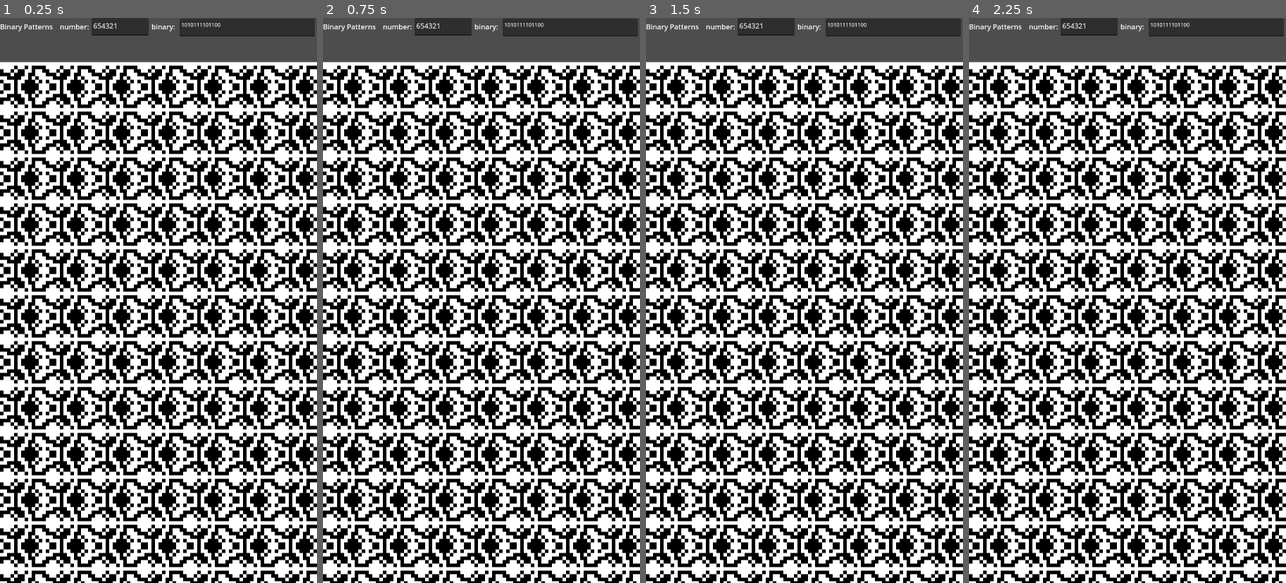
Above: before the commit, frames 1-4 (left to right).
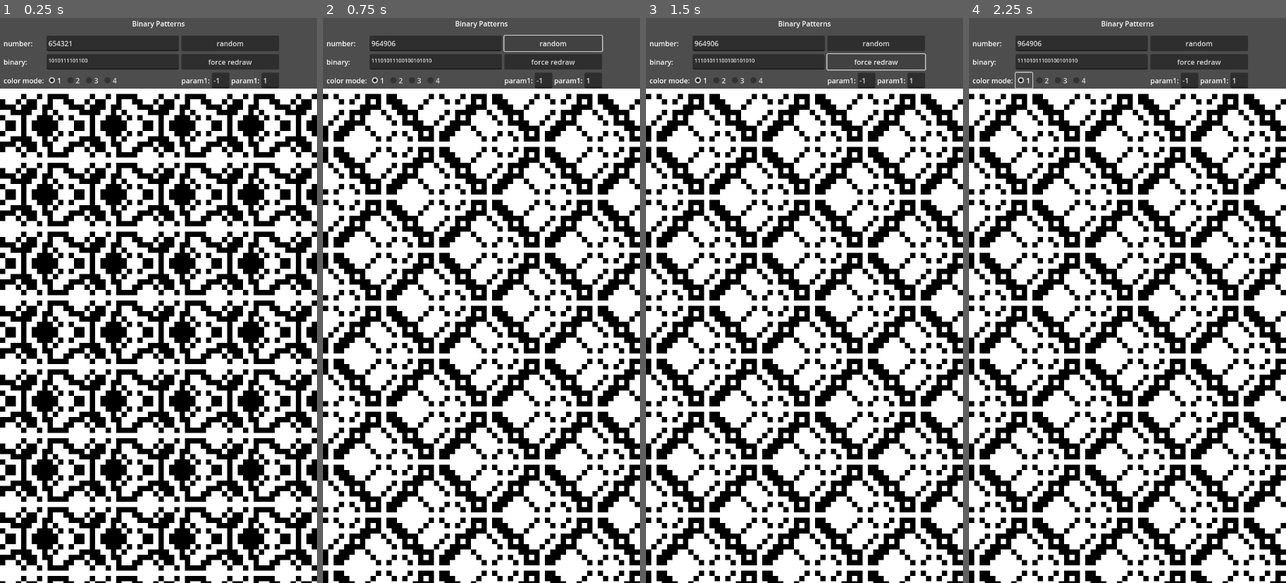
Above: after the commit, the same moments.

Repository: 3b33/binary_patterns
Game: Godot game, scene res://node_2d.tscn
The game is run twice, just before and just after one commit, with the same random seed, the same clock (stepped at 60 frames per second) and the same inputs.
Inputs (mouse positions are in pixels of both pictures, inside the frame that each line leads up to):
- Up to frame 1 (0.25 s): no input
- Up to frame 2 (0.75 s): click (554, 40) at 0.5 s, where only the run after the commit has a clickable "random"
- Up to frame 3 (1.5 s): click (877, 63) at 1.25 s, where only the run after the commit has a clickable "force redraw"
- Up to frame 4 (2.25 s): click (1022, 80) at 2 s, where only the run after the commit has a clickable "1"

The runs differ from the first frame. In frame 1, 58% of the frame differs, in the area x 0-100%, y 0-100%; in frame 2, 56%; in frame 3, 57%; in frame 4, 57%.

Commit message:
exposed parameters and added some grayscale options

Diff:
--- a/Node2D.gd
+++ b/Node2D.gd
@@ -1,19 +1,57 @@
 extends Node2D
 
 func _draw():
-	var s = $Text_point_size.text as int
-	var o = 100 # offset
-	var b = $Text_binary.text
+	var dispSize = DisplayServer.window_get_size()
+	#var s = $Text_point_size.text as int
+	var tempS = 60
+	var s = dispSize[0]/tempS
+	var o = 160 # y offset for menu
+	var b = find_child("Text_binary").text
+	var p1 = find_child("Text_param1").text as int
+	var p2 = find_child("Text_param2").text as int
 	#for x in range(len($Text_binary.text)):
-	for x in range($Text_width.text as int):
+	for x in range(tempS):
 		var c = b[x % len(b)] as int
-		for y in range(DisplayServer.window_get_size()[1]/s):
-			var di = b[(x+y) % len(b)] as int # increasing diagonals
-			var dd = b[(x-y) % len(b)] as int	# decreasing diagonals
-			if di == dd:
-				draw_rect(Rect2(x*s,y*s+o,x*s+s,y*s+s+o), Color.WHITE)
-			else:
-				draw_rect(Rect2(x*s,y*s+o,x*s+s,y*s+s+o), Color.BLACK)
+		for y in range(dispSize[1]/s):
+			var di = b[(x+p2*y) % len(b)] as int # increasing diagonals
+			var dd = b[(x+p1*y) % len(b)] as int	# decreasing diagonals
+#			if find_child("CheckBox_4").button_pressed:
+#				if di == 1 and dd == 1:
+#					draw_rect(Rect2(x*s,y*s+o,x*s+s,y*s+s+o), Color(1,1,.5))
+#				elif di == 0 and dd == 0:
+#					draw_rect(Rect2(x*s,y*s+o,x*s+s,y*s+s+o), Color(1,.9,.5))
+#				elif di == 1 and dd == 0:
+#					draw_rect(Rect2(x*s,y*s+o,x*s+s,y*s+s+o), Color(.1,.3,.3))	# dark cyan
+#				elif di == 0 and dd == 1:
+#					draw_rect(Rect2(x*s,y*s+o,x*s+s,y*s+s+o), Color(.2,.2,.5))	# dark blue
+			if find_child("CheckBox_1").button_pressed:
+				if di == dd:
+					draw_rect(Rect2(x*s,y*s+o,x*s+s,y*s+s+o), Color.WHITE)
+				else:
+					draw_rect(Rect2(x*s,y*s+o,x*s+s,y*s+s+o), Color.BLACK)
+			if find_child("CheckBox_2").button_pressed:
+				if di == dd:
+					draw_rect(Rect2(x*s,y*s+o,x*s+s,y*s+s+o), Color.BLACK)
+				else:
+					draw_rect(Rect2(x*s,y*s+o,x*s+s,y*s+s+o), Color.WHITE)
+			elif find_child("CheckBox_3").button_pressed:
+				if di == 1 and dd == 1:
+					draw_rect(Rect2(x*s,y*s+o,x*s+s,y*s+s+o), Color.WHITE)
+				elif di == 1 and dd == 0:
+					draw_rect(Rect2(x*s,y*s+o,x*s+s,y*s+s+o), Color.DIM_GRAY)
+				elif di == 0 and dd == 0:
+					draw_rect(Rect2(x*s,y*s+o,x*s+s,y*s+s+o), Color.LIGHT_GRAY)
+				else:
+					draw_rect(Rect2(x*s,y*s+o,x*s+s,y*s+s+o), Color.BLACK)
+			elif find_child("CheckBox_4").button_pressed:
+				if di == 1 and dd == 1:
+					draw_rect(Rect2(x*s,y*s+o,x*s+s,y*s+s+o), Color.BLACK)
+				elif di == 1 and dd == 0:
+					draw_rect(Rect2(x*s,y*s+o,x*s+s,y*s+s+o), Color.LIGHT_GRAY)
+				elif di == 0 and dd == 0:
+					draw_rect(Rect2(x*s,y*s+o,x*s+s,y*s+s+o), Color.DIM_GRAY)
+				else:
+					draw_rect(Rect2(x*s,y*s+o,x*s+s,y*s+s+o), Color.WHITE)
 
 func array_to_string(arr: Array) -> String:
 	var s = ""
@@ -43,11 +81,27 @@
 
 
 func _on_number_changed():
-	if $Text_number.text.is_valid_int() and $Text_number.text != "0":
-		$Text_binary.text = to_bin($Text_number.text as int)
+	if find_child("Text_number").text.is_valid_int() and find_child("Text_number").text != "0":
+		find_child("Text_binary").text = to_bin(find_child("Text_number").text as int)
 		queue_redraw()
-		print($Text_number.text)
+		print(find_child("Text_number").text)
 
 func _on_binary_changed():
-	if $Text_binary.text.is_valid_int():
+	if find_child("Text_binary").text.is_valid_int():
 		queue_redraw()
+
+
+func _on_button_rnd():
+	find_child("Text_number").text = str(randi_range(999,99999999))
+	_on_number_changed()
+
+
+func _redraw():
+	queue_redraw()
+
+func _on_param_changed():
+	if find_child("Text_param1").text.is_valid_int() and find_child("Text_param2").text.is_valid_int():
+		queue_redraw()
+	else:
+		find_child("Text_param1").text = "-1"
+		find_child("Text_param2").text = "1"
--- a/node_2d.tscn
+++ b/node_2d.tscn
@@ -1,80 +1,154 @@
-[gd_scene load_steps=2 format=3 uid="uid://be3ve1bjed80e"]
+[gd_scene load_steps=3 format=3 uid="uid://be3ve1bjed80e"]
 
 [ext_resource type="Script" path="res://Node2D.gd" id="1_ekesy"]
+
+[sub_resource type="ButtonGroup" id="ButtonGroup_u2keb"]
 
 [node name="Node2D" type="Node2D"]
 script = ExtResource("1_ekesy")
 
-[node name="Label_BP" type="Label" parent="."]
-offset_top = 8.0
-offset_right = 120.0
-offset_bottom = 34.0
+[node name="CenterContainer" type="CenterContainer" parent="."]
+anchors_preset = 8
+anchor_left = 0.5
+anchor_top = 0.5
+anchor_right = 0.5
+anchor_bottom = 0.5
+offset_right = 720.0
+offset_bottom = 26.0
+grow_horizontal = 2
+grow_vertical = 2
+
+[node name="Label_BP" type="Label" parent="CenterContainer"]
+layout_mode = 2
 text = "Binary Patterns"
+horizontal_alignment = 1
+vertical_alignment = 1
 
-[node name="Label_number" type="Label" parent="."]
-offset_left = 136.0
-offset_top = 8.0
-offset_right = 208.0
-offset_bottom = 34.0
+[node name="Grid_main" type="GridContainer" parent="."]
+offset_left = 8.0
+offset_top = 40.0
+offset_right = 712.0
+offset_bottom = 155.0
+theme_override_constants/h_separation = 6
+theme_override_constants/v_separation = 7
+columns = 3
+
+[node name="Label_number" type="Label" parent="Grid_main"]
+layout_mode = 2
 text = "number:"
 
-[node name="Text_number" type="TextEdit" parent="."]
-offset_left = 208.0
-offset_right = 338.0
-offset_bottom = 40.0
+[node name="Text_number" type="TextEdit" parent="Grid_main"]
+custom_minimum_size = Vector2(300, 35)
+layout_mode = 2
 text = "654321"
 middle_mouse_paste_enabled = false
 
-[node name="Label_binary" type="Label" parent="."]
-offset_left = 344.0
-offset_top = 8.0
-offset_right = 408.0
-offset_bottom = 34.0
+[node name="Button_rnd" type="Button" parent="Grid_main"]
+layout_mode = 2
+text = "random"
+
+[node name="Label_binary" type="Label" parent="Grid_main"]
+layout_mode = 2
 text = "binary:"
 
-[node name="Text_binary" type="TextEdit" parent="."]
-offset_left = 408.0
-offset_top = 1.0
-offset_right = 715.0
-offset_bottom = 42.0
+[node name="Text_binary" type="TextEdit" parent="Grid_main"]
+custom_minimum_size = Vector2(0, 35)
+layout_mode = 2
 theme_override_font_sizes/font_size = 12
 text = "1010111101100"
 
-[node name="Label_point_size" type="Label" parent="."]
+[node name="Label_point_size" type="Label" parent="Grid_main"]
 visible = false
-offset_left = 8.0
-offset_top = 56.0
-offset_right = 96.0
-offset_bottom = 82.0
+layout_mode = 2
 text = "point size:"
 
-[node name="Text_point_size" type="TextEdit" parent="."]
+[node name="Text_point_size" type="TextEdit" parent="Grid_main"]
 visible = false
-offset_left = 96.0
-offset_top = 48.0
-offset_right = 154.0
-offset_bottom = 88.0
-text = "8"
+layout_mode = 2
+text = "10"
 middle_mouse_paste_enabled = false
 
-[node name="Label_width" type="Label" parent="."]
+[node name="Label_width" type="Label" parent="Grid_main"]
 visible = false
-offset_left = 168.0
-offset_top = 56.0
-offset_right = 224.0
-offset_bottom = 82.0
+layout_mode = 2
 text = "width:"
 
-[node name="Text_width" type="TextEdit" parent="."]
+[node name="Text_width" type="TextEdit" parent="Grid_main"]
 visible = false
-offset_left = 224.0
-offset_top = 48.0
-offset_right = 282.0
-offset_bottom = 88.0
-text = "180"
+layout_mode = 2
+text = "72"
 middle_mouse_paste_enabled = false
 
-[connection signal="text_changed" from="Text_number" to="." method="_on_number_changed"]
-[connection signal="text_changed" from="Text_binary" to="." method="_on_binary_changed"]
-[connection signal="text_changed" from="Text_point_size" to="." method="_on_number_changed"]
-[connection signal="text_changed" from="Text_width" to="." method="_on_number_changed"]
+[node name="Button_redraw" type="Button" parent="Grid_main"]
+layout_mode = 2
+text = "force redraw"
+
+[node name="Label_colors" type="Label" parent="Grid_main"]
+layout_mode = 2
+text = "color mode:	"
+
+[node name="HBC_colors" type="HBoxContainer" parent="Grid_main"]
+layout_mode = 2
+
+[node name="CheckBox_1" type="CheckBox" parent="Grid_main/HBC_colors"]
+layout_mode = 2
+button_pressed = true
+button_group = SubResource("ButtonGroup_u2keb")
+text = "1"
+
+[node name="CheckBox_2" type="CheckBox" parent="Grid_main/HBC_colors"]
+layout_mode = 2
+button_group = SubResource("ButtonGroup_u2keb")
+text = "2"
+
+[node name="CheckBox_3" type="CheckBox" parent="Grid_main/HBC_colors"]
+layout_mode = 2
+button_group = SubResource("ButtonGroup_u2keb")
+text = "3"
+
+[node name="CheckBox_4" type="CheckBox" parent="Grid_main/HBC_colors"]
+layout_mode = 2
+button_group = SubResource("ButtonGroup_u2keb")
+text = "4"
+
+[node name="Button_multiple" type="Button" parent="Grid_main"]
+visible = false
+layout_mode = 2
+text = "multiple"
+
+[node name="HBC_params" type="HBoxContainer" parent="Grid_main"]
+layout_mode = 2
+
+[node name="Label_param1" type="Label" parent="Grid_main/HBC_params"]
+layout_mode = 2
+text = "param1:"
+
+[node name="Text_param1" type="TextEdit" parent="Grid_main/HBC_params"]
+custom_minimum_size = Vector2(40, 0)
+layout_mode = 2
+text = "-1"
+middle_mouse_paste_enabled = false
+
+[node name="Label_param2" type="Label" parent="Grid_main/HBC_params"]
+layout_mode = 2
+text = "param1:"
+
+[node name="Text_param2" type="TextEdit" parent="Grid_main/HBC_params"]
+custom_minimum_size = Vector2(40, 35)
+layout_mode = 2
+text = "1"
+middle_mouse_paste_enabled = false
+
+[connection signal="text_changed" from="Grid_main/Text_number" to="." method="_on_number_changed"]
+[connection signal="button_up" from="Grid_main/Button_rnd" to="." method="_on_button_rnd"]
+[connection signal="text_changed" from="Grid_main/Text_binary" to="." method="_on_binary_changed"]
+[connection signal="text_changed" from="Grid_main/Text_point_size" to="." method="_on_number_changed"]
+[connection signal="text_changed" from="Grid_main/Text_width" to="." method="_on_number_changed"]
+[connection signal="button_up" from="Grid_main/Button_redraw" to="." method="_redraw"]
+[connection signal="pressed" from="Grid_main/HBC_colors/CheckBox_1" to="." method="_redraw"]
+[connection signal="pressed" from="Grid_main/HBC_colors/CheckBox_2" to="." method="_redraw"]
+[connection signal="pressed" from="Grid_main/HBC_colors/CheckBox_3" to="." method="_redraw"]
+[connection signal="pressed" from="Grid_main/HBC_colors/CheckBox_4" to="." method="_redraw"]
+[connection signal="button_up" from="Grid_main/Button_multiple" to="." method="_redraw"]
+[connection signal="text_changed" from="Grid_main/HBC_params/Text_param1" to="." method="_on_number_changed"]
+[connection signal="text_changed" from="Grid_main/HBC_params/Text_param2" to="." method="_on_number_changed"]
--- a/project.godot
+++ b/project.godot
@@ -23,5 +23,4 @@
 
 [rendering]
 
-renderer/rendering_method="gl_compatibility"
-renderer/rendering_method.mobile="gl_compatibility"
+renderer/rendering_method="mobile"
Not shown, changed: export_presets.cfg
